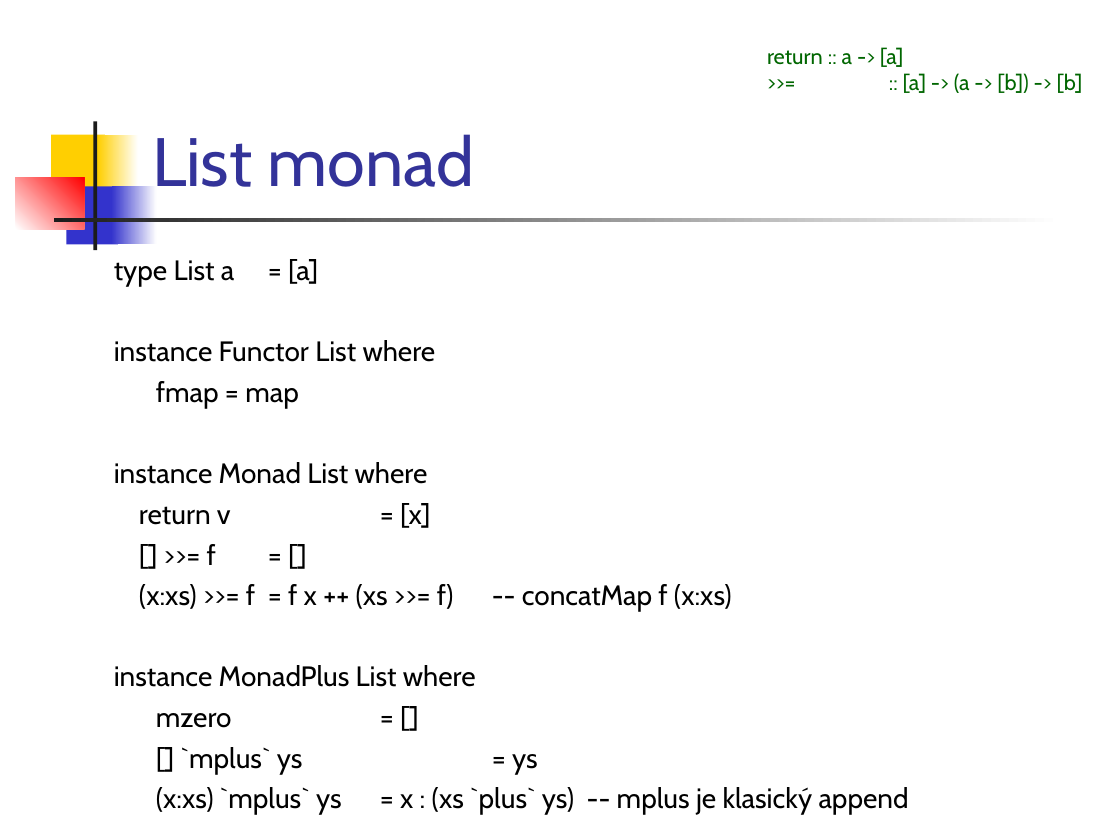
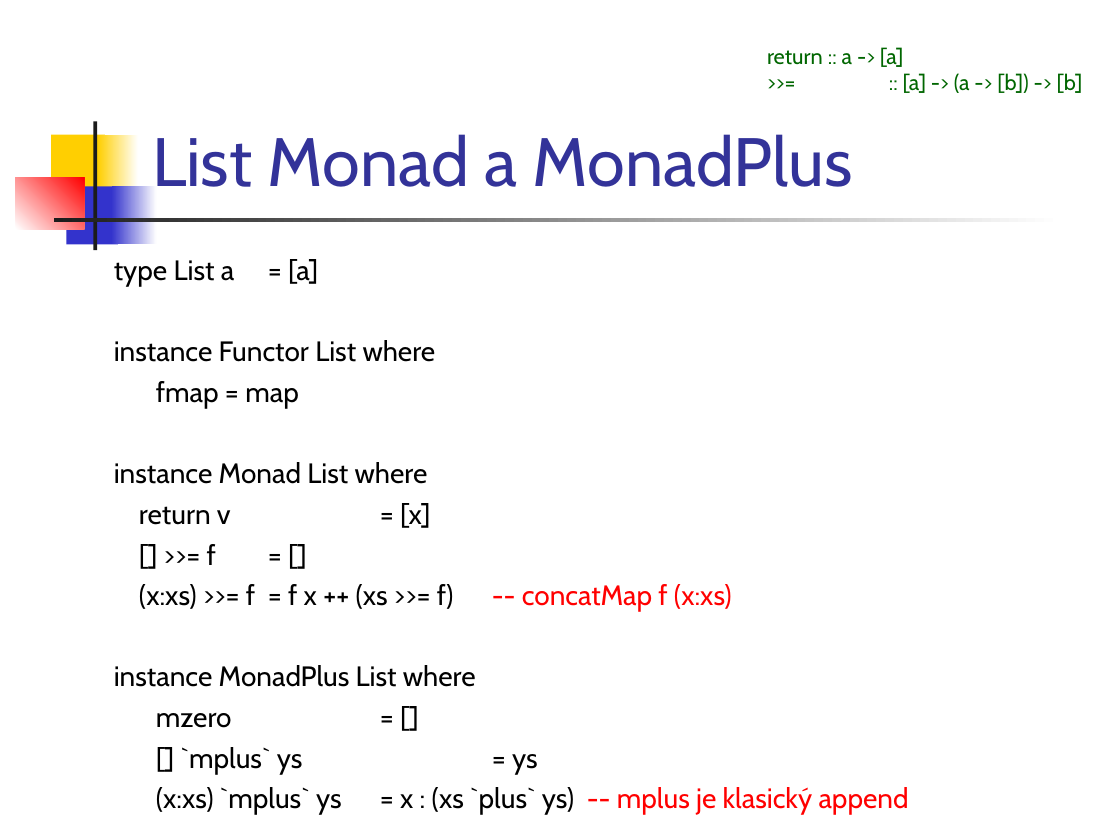
Before and after one commit to Funkcionalne/Prednasky, a slide deck: slide 10 of 12/12_fpro.ppt (slide 9 before the commit). Drawn at 1120x840 pixels with LibreOffice and Linux fonts; fonts in the diff are those of the drawing. Boxes give left, top, right and bottom in pixels: in the first picture for what was removed or moved away, otherwise in the second. Text is boxed around its words. In the diff, an @@ line names an element or a change of style, - is before the commit and + after.

```diff
--- a/12/12_fpro.ppt
+++ b/12/12_fpro.ppt
@@ title at (152, 134, 853, 187): text changed @@
-List monad
+List Monad a MonadPlus
@@ text at (139, 584, 909, 815): text colour #000000 to #FF0000 in "-- concatMap f (x:xs)", "-- mplus je klasický append" @@
```
Also in this commit, not shown: 18 other slides changed, 2 slides added, 1 other file.
